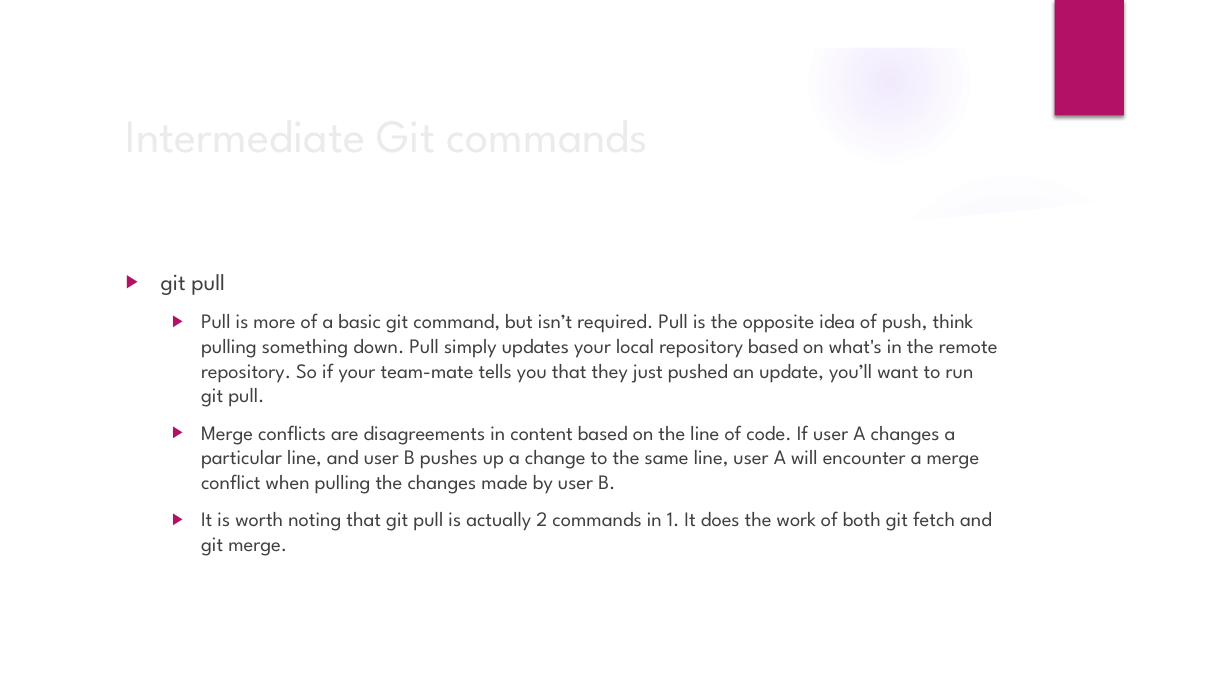
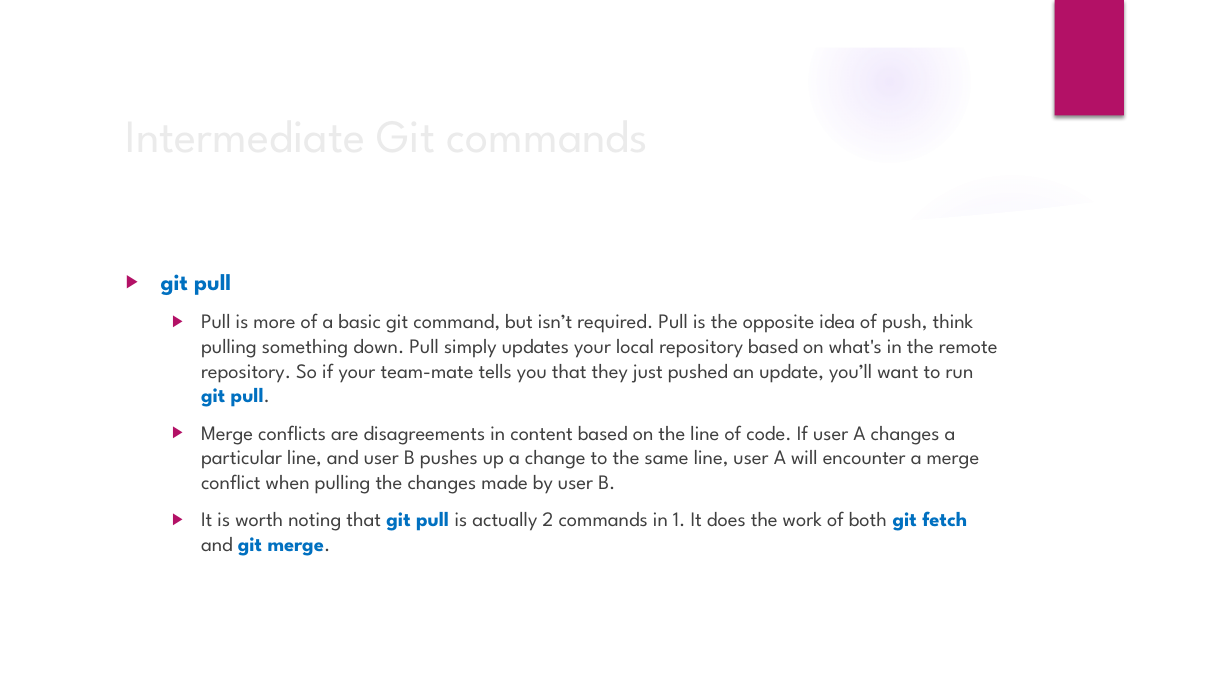
Before and after one commit to cdobos/git_session, a slide deck: slide 15 of Intro to git.pptx (slide 17 before the commit). Drawn at 1232x693 pixels with LibreOffice and Linux fonts; fonts in the diff are those of the drawing; background and template pictures are left out. Boxes give left, top, right and bottom in pixels: in the first picture for what was removed or moved away, otherwise in the second. Text is boxed around its words. In the diff, an @@ line names an element or a change of style, - is before the commit and + after.

```diff
--- a/Intro to git.pptx
+++ b/Intro to git.pptx
@@ text at bbox=[161, 274, 998, 556]: text colour #404040 to #0070C0, bold on in "git pull", "git pull.", "git pull git fetch git merge." @@
```
Also in this commit, not shown: 10 other slides changed, 3 slides added, 3 slides removed.
